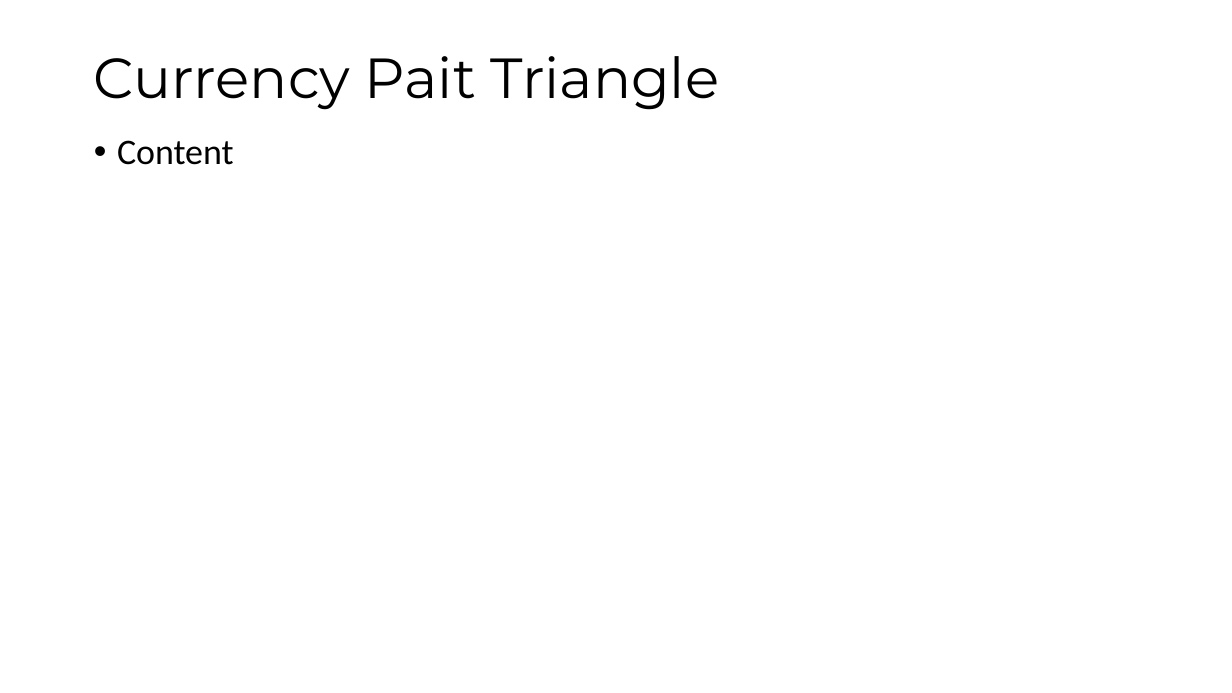
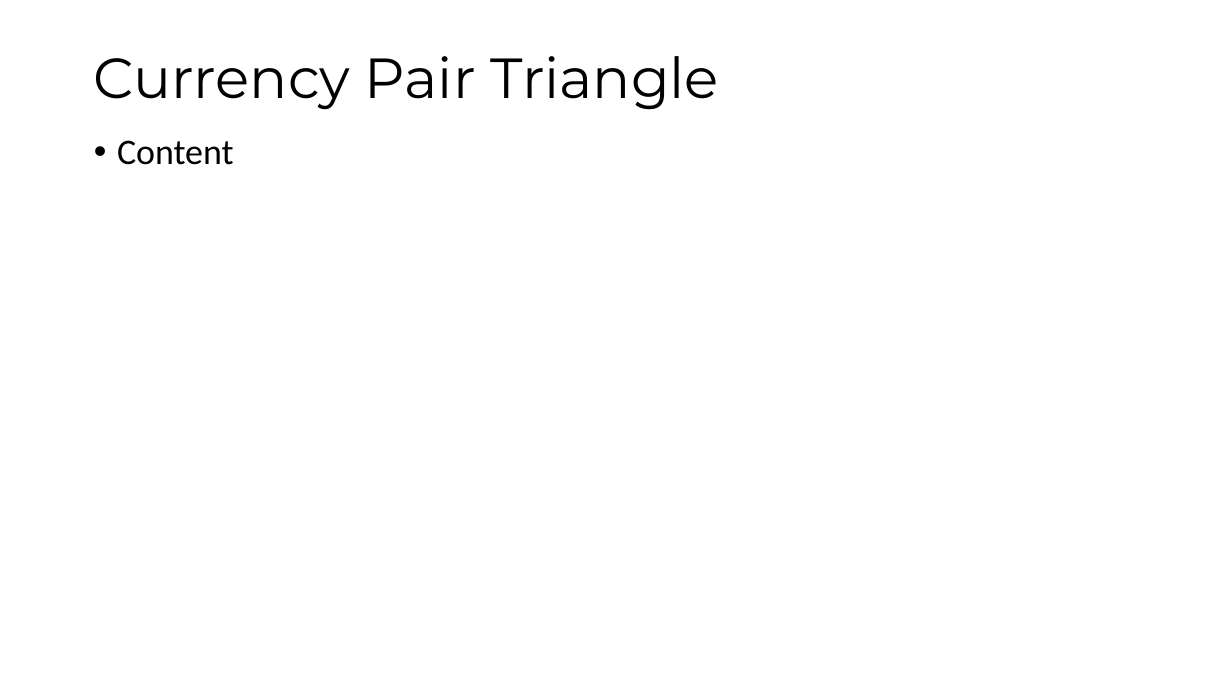
Before and after one commit to maatt4code/PicsAndStuff, a slide deck: slide 14 of Presentation/FXMM.pptx (slide 7 before the commit). Drawn at 1232x693 pixels with LibreOffice and Linux fonts; fonts in the diff are those of the drawing. Boxes give left, top, right and bottom in pixels: in the first picture for what was removed or moved away, otherwise in the second. Text is boxed around its words. In the diff, an @@ line names an element or a change of style, - is before the commit and + after.

```diff
--- a/Presentation/FXMM.pptx
+++ b/Presentation/FXMM.pptx
@@ title at [94, 56, 719, 110]: text changed @@
-Currency Pait Triangle
+Currency Pair Triangle
```
Also in this commit, not shown: 4 other slides changed, 14 slides added, 3 slides removed, 12 other files.
